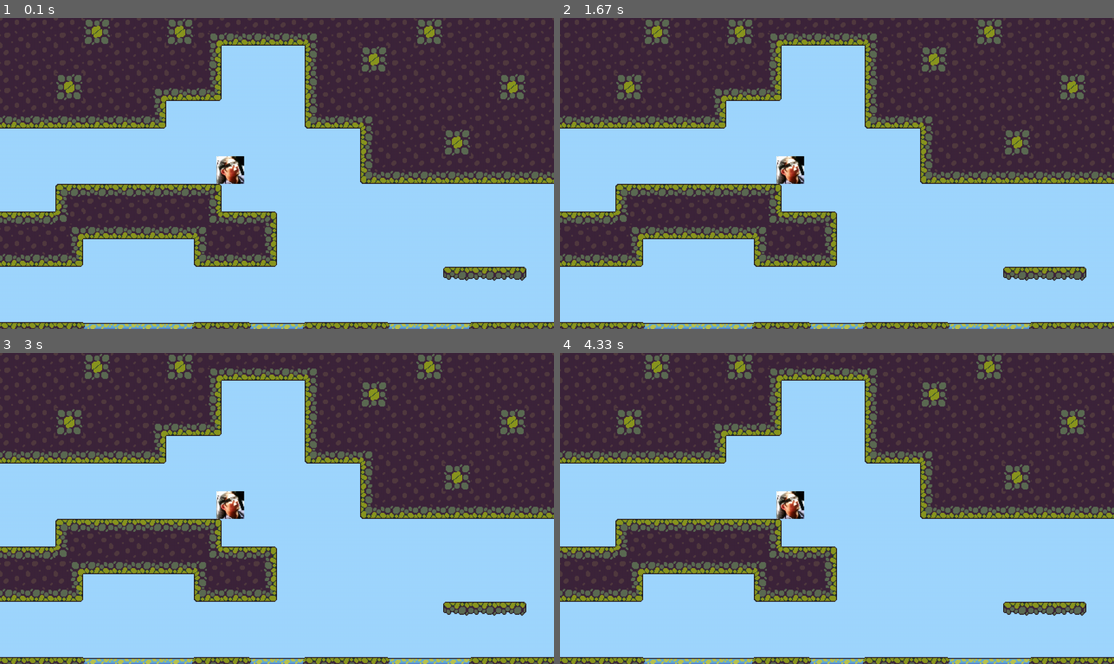
Above: before the commit, frames 1-4 (two rows, left to right).
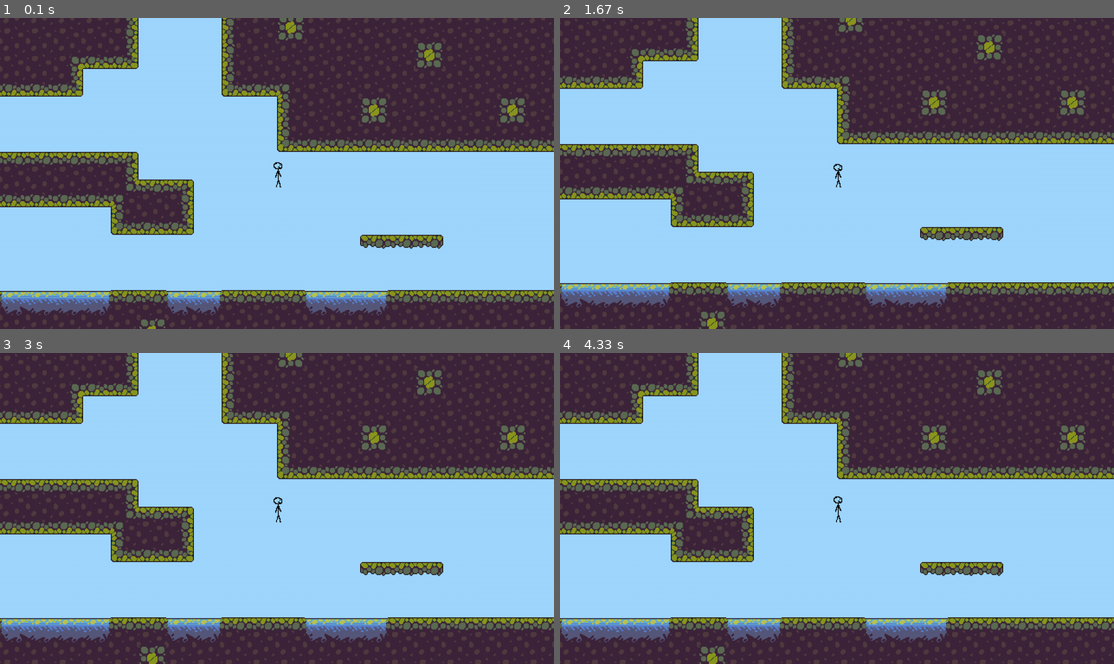
Above: after the commit, the same moments.

Repository: KDO1T/Return-To-Sender
Game: pygame game, started from main.py
Same seed, same stepped clock (60 frames per second), same inputs: the game is played once before the commit and once after it.
Inputs:
- Up to frame 1 (0.1 s): no input
- Up to frame 2 (1.67 s): tap Enter at 0.33 s
- Up to frame 3 (3 s): no input
- Up to frame 4 (4.33 s): no input

The runs differ from the first frame. In frame 1, 47% of the frame differs, in the area x 0-100%, y 0-100%; in frame 2, 51%; in frame 3, 51%; in frame 4, 51%.

Commit message:
idle animation works but crashes when moving

Diff:
--- a/main.py
+++ b/main.py
@@ -58,12 +58,11 @@
 player.show_stat()
 
 
-player_sprite = pygame.image.load('sprites/willie.png')
+
 moving_up = False
 moving_down = False
 moving_right = False
 moving_left = False
-player_rect = pygame.Rect(250, 250, player_sprite.get_width(), player_sprite.get_height()) #player hitbox
 player_y_momentum = 0 # <-- gravity enacted on the player
 press_space = False
 max_air_jumps = 0
@@ -86,12 +85,91 @@
         current_x += tile_map.map_w
     current_y += row[0].map_h
 
+# *------------------------------ANIMATION------------------------------------------------------------------------
+
+# idle_frames = ['animations/idle/idle_1.png', 'animations/idle/idle_2.png', 'animations/idle/idle_3.png', 'animations/idle/idle_4.png',
+#                 'animations/idle/idle_5.png', 'animations/idle/idle_6.png']
+
+idle_frames = [pygame.image.load(f"animations/idle/idle_{i}.png") for i in range(1, 7)]
+movement_frames = []
+jumping_frames = []
+current_frames = []
+
+if len(current_frames) == 0:
+    current_frames = idle_frames
+
+mode = 0 #idle = 0, moving = 1, jumping = 2
+active_frame = 0
+count = 0
+
+def update_player ( mod, tick):
+    tick += 1
+
+    if tick >= 60:
+         tick = 0
+    if mod == 0:
+        if tick <= 60:
+            action = 5
+        if tick <= 50:
+            action = 4
+        if tick <= 40:
+            action = 3
+        if tick <= 30:
+            action = 2
+        if tick <= 20:
+            action = 1
+        if tick <= 10:
+            action = 0
+
+    # if mod == 1:
+    #     if tick <= 10:
+    #         action = 0
+    #     if tick <= 20:
+    #         action = 1
+    #     if tick <= 30:
+    #         action = 2
+    #     if tick <= 40:
+    #         action = 3
+    #     if tick <= 50:
+    #         action = 4
+    #     if tick <= 60:
+    #         action = 5
+
+    # if mod == 2:
+    #     if tick <= 10:
+    #         action = 0
+    #     if tick <= 20:
+    #         action = 1
+    #     if tick <= 30:
+    #         action = 2
+    #     if tick <= 40:
+    #         action = 3
+    #     if tick <= 50:
+    #         action = 4
+    #     if tick <= 60:
+    #         action = 5
+
+    return action, tick
+
+
+
+
+
+
 
 #note for rendering: whatever is first rendered in the loop will be behind while whatever is last rendered in the loop will be in the very front
 # *--GAME LOOP--*
 while True:
 
+    player_sprite = idle_frames[active_frame]
+    player_rect = pygame.Rect(400, 200, player_sprite.get_width(), player_sprite.get_height()) #player hitbox
+
+
     jump = False
+
+
+
+
        # *--INPUT DETECTION--*
     for event in pygame.event.get(): #just detects if any 'events' occur
 
@@ -131,15 +209,25 @@
         if event.type == pygame.KEYDOWN:
             if event.key == pygame.K_d: #pressing D (right)
                 moving_right = True
+                mode = 1
+                current_frames = movement_frames
             if event.key == pygame.K_a: #pressing A (left)
                 moving_left = True
+                mode = 1
+                current_frames = movement_frames
             if event.key == pygame.K_SPACE:
                 press_space = True
+                mode = 2
+                current_frames = jumping_frames
 
 
 
             # *--KEY IS LET GO--*
         if event.type == pygame.KEYUP:
+
+            if event.key == pygame.K_a and event.key == pygame.K_d and event.key == pygame.K_SPACE: #nothing is being touched
+                mode = 0
+                current_frames = idle_frames
             if event.key == pygame.K_w:#let go of W (up)
                 moving_up = False
             if event.key == pygame.K_s:#let go of S (down)
@@ -238,17 +326,6 @@
 
 
 
-
-
-
-
-
-
-
-
-
-
-
                                          # *--RENDERING--*
  #------------------------------------
 
@@ -295,6 +372,10 @@
     else:
          pass
 
+
+
+    active_frame, count = update_player(mode, count)
+    player_sprite = current_frames[active_frame]
     canvas.blit(pygame.transform.flip(player_sprite, x_flip, False), player_render_pos)
 
     #^^ draws the player onto the location of its hitbox*
Binary file added: animations/idle/idle_1.png
Binary file added: animations/idle/idle_2.png
Binary file added: animations/idle/idle_3.png
Binary file added: animations/idle/idle_4.png
Binary file added: animations/idle/idle_5.png
Binary file added: animations/idle/idle_6.png
Not shown, added: animations/idle.zip
